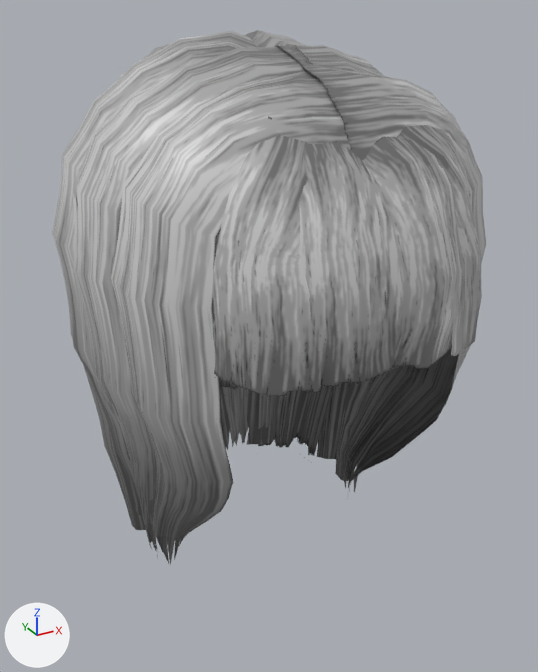
Two versions of the glTF model public/models/daz_hair_hime.glb, one commit apart.
One viewpoint serves both versions: a 50 mm camera at (-0.157, -0.297, 0.145) aimed at (0.002, -0.008, 0.001). Arrows for +X, +Y and +Z are at lower left; the lights stay in place. The first picture is the older version.

In view in the first picture: 'daz_hair_hime'.
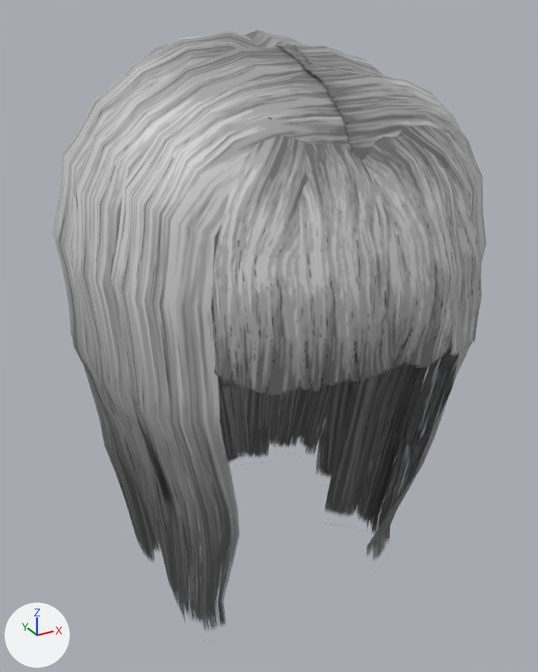
Pixel boxes (x1, y1, x2, y2) of what changed, in the pictures (538 x 672 px; the box of a moved part takes in the faces that stretch with it):
'daz_hair_hime', reshaped (12% taller)
    before: (52, 30, 486, 565)
    after: (52, 30, 486, 629)
part 1 of me_daz_hair_hime, moved or reshaped
    before: (92, 367, 444, 565)
    after: (92, 356, 446, 629)
part 2 of me_daz_hair_hime, edited (looks the same)
    both: (52, 30, 486, 502)

Patch to the scene script:
```diff
--- a/public/models/daz_hair_hime.glb.py
+++ b/public/models/daz_hair_hime.glb.py
@@ mat_daz_hair_hime_mat_1 @@
+mat_daz_hair_hime_mat_1 = principled_material('daz_hair_hime_Mat')
+mat_daz_hair_hime_mat_1.texture = img_image_0  # with its transparency
+mat_daz_hair_hime_mat_1.roughness = 0.46
@@ me_daz_hair_hime @@
 # used by ob_daz_hair_hime; location = (0.0, 0.0, 0.0)
-me_daz_hair_hime.from_pydata(...)  # 5173 vertices, 8596 faces; spans x -0.089..0.089, y -0.109..0.094, z -0.117..0.137
+me_daz_hair_hime.from_pydata(...)  # 5296 vertices, 8868 faces; spans x -0.089..0.089, y -0.109..0.094, z -0.138..0.137
+# me_daz_hair_hime part 1: 262 vertices moved from x -0.075..0.075, y -0.069..0.019, z -0.105..-0.026 to x -0.075..0.075, y -0.077..0.018, z -0.105..-0.026; 96 vertices removed from x -0.067..0.075, y -0.017..0.019, z -0.117..-0.036; 219 vertices added at x -0.079..0.075, y -0.055..0.072, z -0.138..0.006
+# me_daz_hair_hime part 2: 8403 faces spanning x -0.089..0.089, y -0.109..0.094, z -0.114..0.137 switch from mat_daz_hair_hime_mat to mat_daz_hair_hime_mat_1 (picture img_image_0)
```
